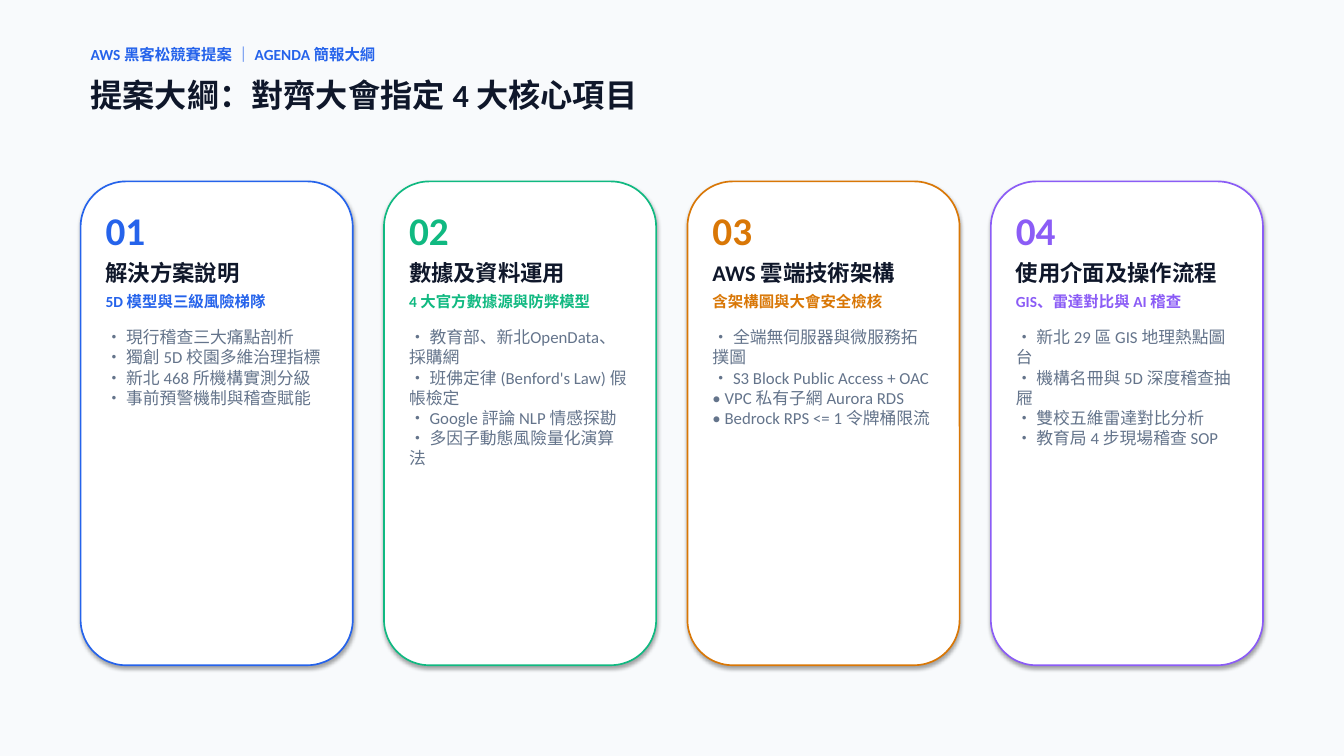
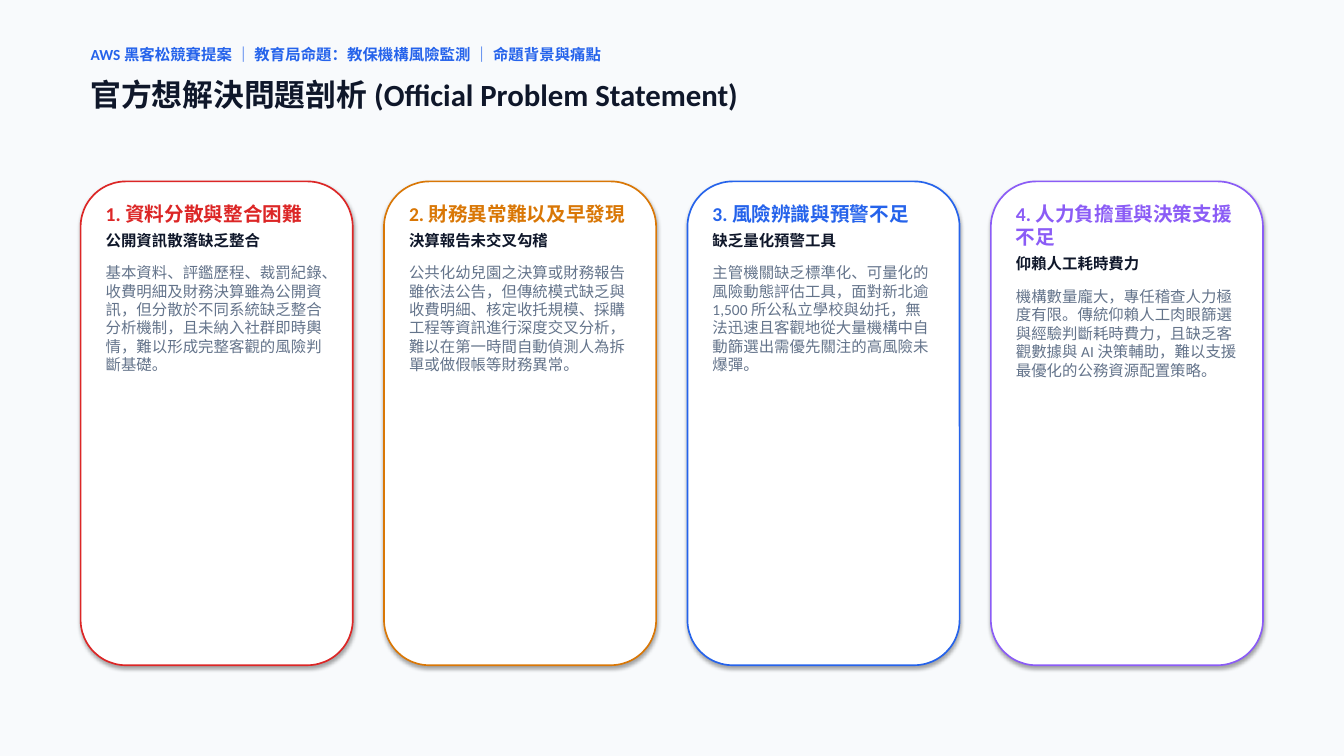
Before and after one commit to oscarlin9398-debug/smart-watchdog, a slide deck: slide 2 of 新北市校園治理情報平台_提案簡報.pptx. Drawn at 1344x756 pixels with LibreOffice and Linux fonts; fonts in the diff are those of the drawing. Boxes give left, top, right and bottom in pixels: in the first picture for what was removed or moved away, otherwise in the second. Text is boxed around its words. In the diff, an @@ line names an element or a change of style, - is before the commit and + after.

```diff
--- a/新北市校園治理情報平台_提案簡報.pptx
+++ b/新北市校園治理情報平台_提案簡報.pptx
@@ text at [91,45,601,65]: text changed @@
-AWS 黑客松競賽提案 ｜ AGENDA 簡報大綱
+AWS 黑客松競賽提案 ｜ 教育局命題：教保機構風險監測 ｜ 命題背景與痛點
@@ text at [91,79,737,111]: text changed; size 23 to 22 pt @@
-提案大綱：對齊大會指定 4 大核心項目
+官方想解決問題剖析 (Official Problem Statement)
@@ rounded rectangle at [81,181,353,665]: outline #2563EB 1.2 pt to #DC2626 1.2 pt @@
@@ text at [106,204,337,371]: text changed; size 12 to 11 pt @@
-01
-解決方案說明
-5D 模型與三級風險梯隊
-• 現行稽查三大痛點剖析
-• 獨創 5D 校園多維治理指標
-• 新北 468 所機構實測分級
-• 事前預警機制與稽查賦能
+1. 資料分散與整合困難
+公開資訊散落缺乏整合
+基本資料、評鑑歷程、裁罰紀錄、收費明細及財務決算雖為公開資訊，但分散於不同系統缺乏整合分析機制，且未納入社群即時輿情，難以形成完整客觀的風險判斷基礎。
@@ rounded rectangle at [384,181,656,665]: outline #10B981 1.2 pt to #D97706 1.2 pt @@
@@ text at [409,204,625,371]: text changed; size 12 to 11 pt @@
-02
-數據及資料運用
-4 大官方數據源與防弊模型
-• 教育部、新北OpenData、採購網
-• 班佛定律 (Benford's Law) 假帳檢定
-• Google 評論 NLP 情感探勘
-• 多因子動態風險量化演算法
+2. 財務異常難以及早發現
+決算報告未交叉勾稽
+公共化幼兒園之決算或財務報告雖依法公告，但傳統模式缺乏與收費明細、核定收托規模、採購工程等資訊進行深度交叉分析，難以在第一時間自動偵測人為拆單或做假帳等財務異常。
@@ rounded rectangle at [688,181,960,665]: outline #D97706 1.2 pt to #2563EB 1.2 pt @@
@@ text at [712,204,928,371]: text changed; size 12 to 11 pt @@
-03
-AWS 雲端技術架構
-含架構圖與大會安全檢核
-• 全端無伺服器與微服務拓撲圖
-• S3 Block Public Access + OAC
-• VPC 私有子網 Aurora RDS
-• Bedrock RPS <= 1 令牌桶限流
+3. 風險辨識與預警不足
+缺乏量化預警工具
+主管機關缺乏標準化、可量化的風險動態評估工具，面對新北逾 1,500 所公私立學校與幼托，無法迅速且客觀地從大量機構中自動篩選出需優先關注的高風險未爆彈。
@@ text at [1016,204,1237,377]: text changed; size 12 to 11 pt @@
-04
-使用介面及操作流程
-GIS、雷達對比與 AI 稽查
-• 新北 29 區 GIS 地理熱點圖台
-• 機構名冊與 5D 深度稽查抽屜
-• 雙校五維雷達對比分析
-• 教育局 4 步現場稽查 SOP
+4. 人力負擔重與決策支援不足
+仰賴人工耗時費力
+機構數量龐大，專任稽查人力極度有限。傳統仰賴人工肉眼篩選與經驗判斷耗時費力，且缺乏客觀數據與 AI 決策輔助，難以支援最優化的公務資源配置策略。
```
Also in this commit, not shown: 9 other slides changed, 3 other files.
